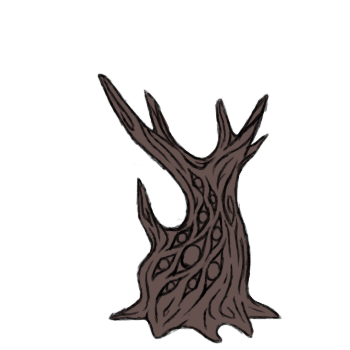
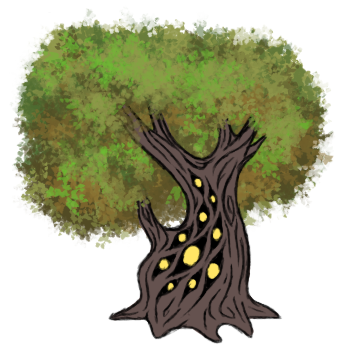
The second 350×350 image is a revision of the first. Changes to its layers:
added layer "Paint Layer 11" above "Paint Layer 3" over 9, 7, 335, 256
painted on "Paint Layer 3" over 9, 7, 335, 325
added layer "Paint Layer 9" above "Paint Layer 8" over 128, 128, 256, 295
added layer "Paint Layer 8" above "Paint Layer 5" over 128, 128, 256, 295
painted on "Paint Layer 5" over 64, 64, 320, 325
added layer "Paint Layer 10" above "Paint Layer 6" over 9, 7, 335, 319
